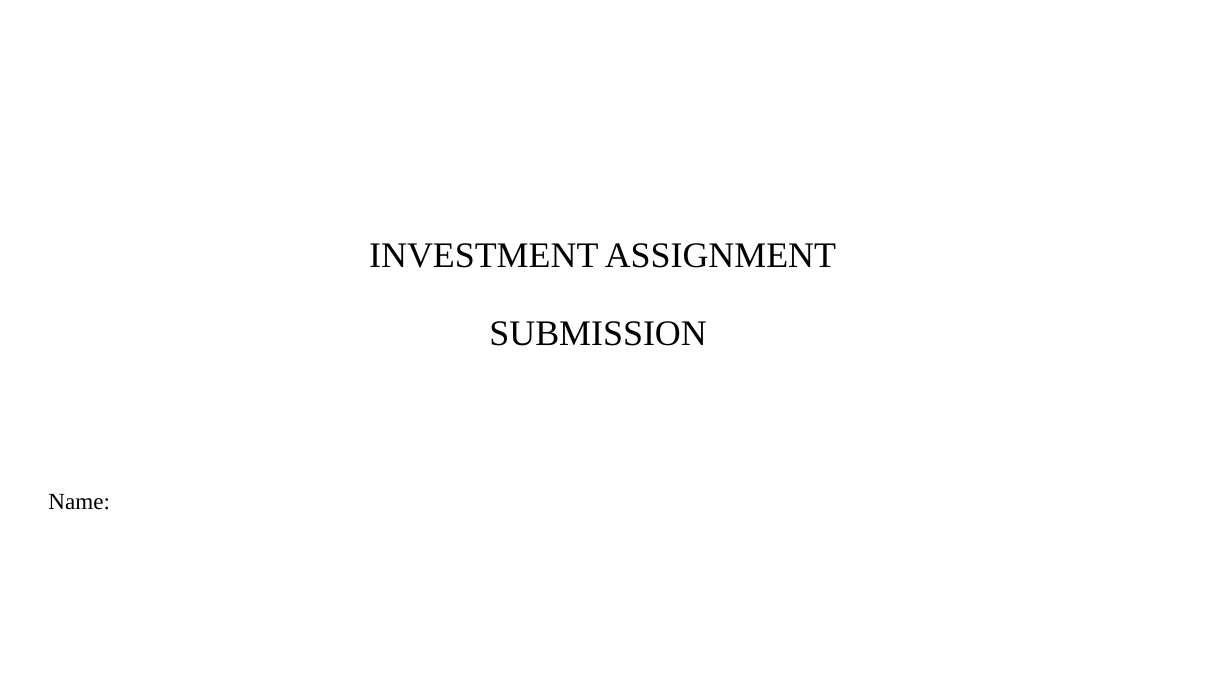
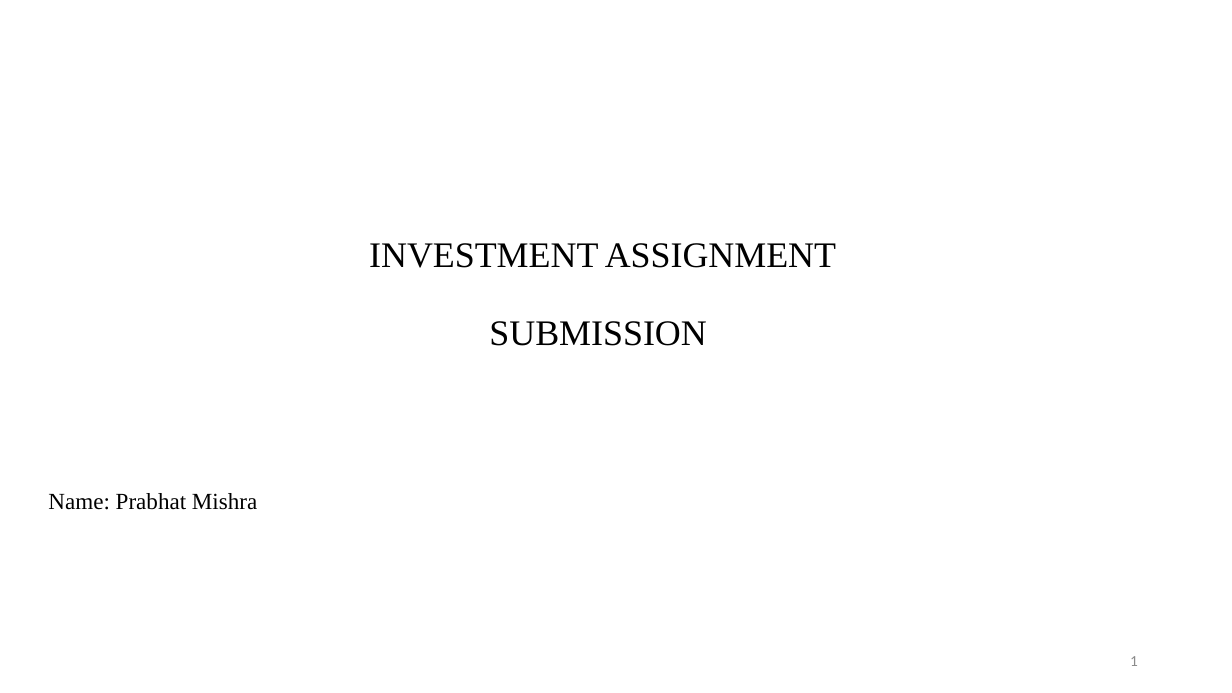
Before and after one commit to prabhatm0307/ai-ml, a slide deck: slide 1 of 2. Stats Essentials/2.Investment Assignment/INVEST.pptx. Drawn at 1232x693 pixels with LibreOffice and Linux fonts; fonts in the diff are those of the drawing; background and template pictures are left out. Boxes give left, top, right and bottom in pixels: in the first picture for what was removed or moved away, otherwise in the second. Text is boxed around its words. In the diff, an @@ line names an element or a change of style, - is before the commit and + after.

```diff
--- a/2. Stats Essentials/2.Investment Assignment/INVEST.pptx
+++ b/2. Stats Essentials/2.Investment Assignment/INVEST.pptx
@@ subtitle at (48,493,257,510): text changed @@
-Name:
+Name: Prabhat Mishra
@@ page number added at (1130,656,1138,666), 12 pt, text #8C8C8C @@
+1
```
Also in this commit, not shown: 7 slides added, 9 slides removed, 6 other files.
